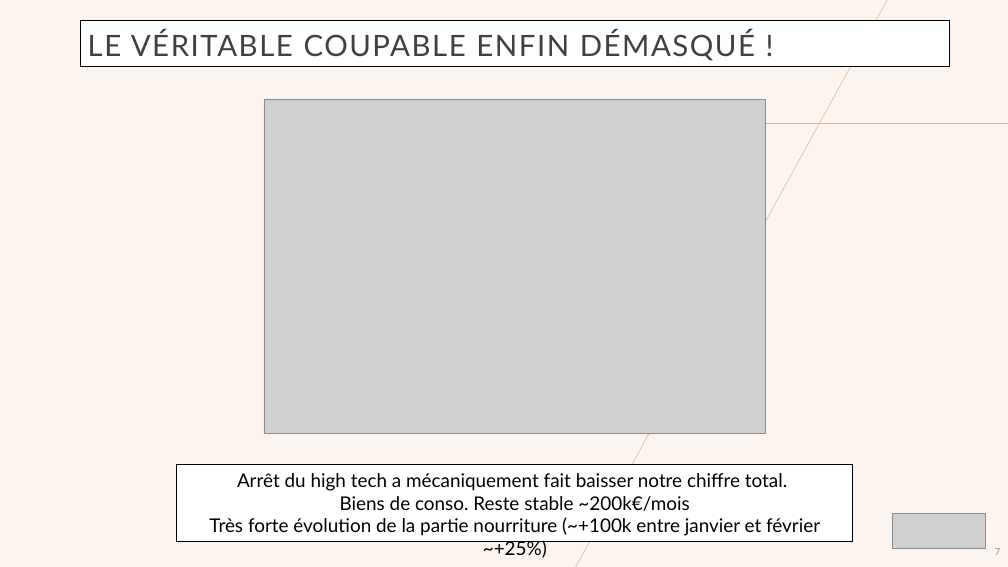
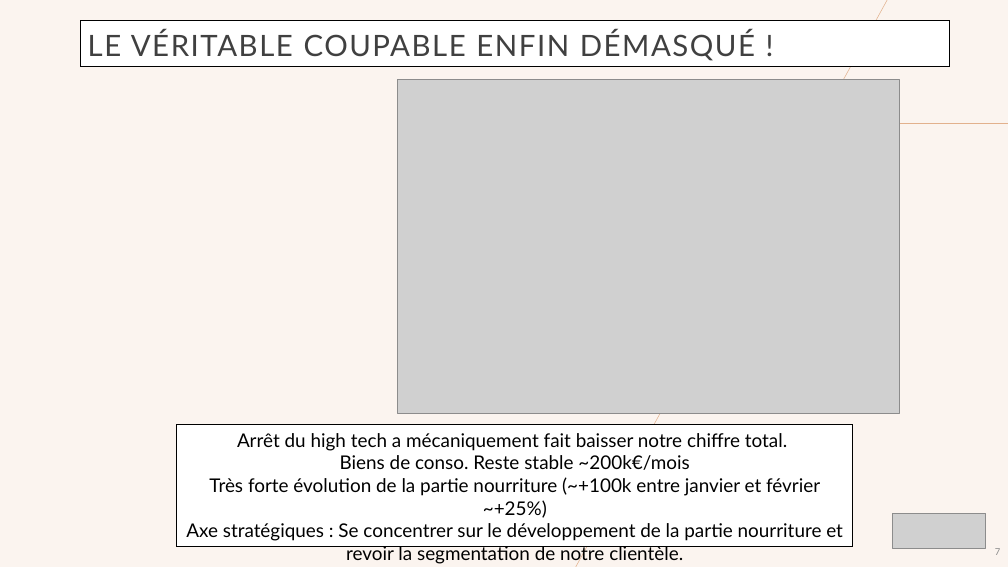
Before and after one commit to ziedbelhocine/Cours-OC, a slide deck: slide 7 of Data_Analyst/Projet_2/rapport mensuel des actions marketing2.pptx. Drawn at 1008x567 pixels with LibreOffice and Linux fonts; fonts in the diff are those of the drawing; grey boxes stand for pictures; background and template pictures are left out. Boxes give left, top, right and bottom in pixels: in the first picture for what was removed or moved away, otherwise in the second. Text is boxed around its words. In the diff, an @@ line names an element or a change of style, - is before the commit and + after.

```diff
--- a/Data_Analyst/Projet_2/rapport mensuel des actions marketing2.pptx
+++ b/Data_Analyst/Projet_2/rapport mensuel des actions marketing2.pptx
@@ picture moved from (x1=264, y1=100, x2=766, y2=434) to (x1=398, y1=79, x2=900, y2=414) @@
@@ rectangle "Arrêt du high tech a ..." resized from (x1=177, y1=465, x2=854, y2=541) to (x1=177, y1=425, x2=854, y2=547) @@
@@ text in rectangle at (x1=186, y1=523, x2=843, y2=560): paragraph added @@
+Axe stratégiques : Se concentrer sur le développement de la partie nourriture et revoir la segmentation de notre clientèle.
```
Also in this commit, not shown: 5 other slides changed, 13 other files.
